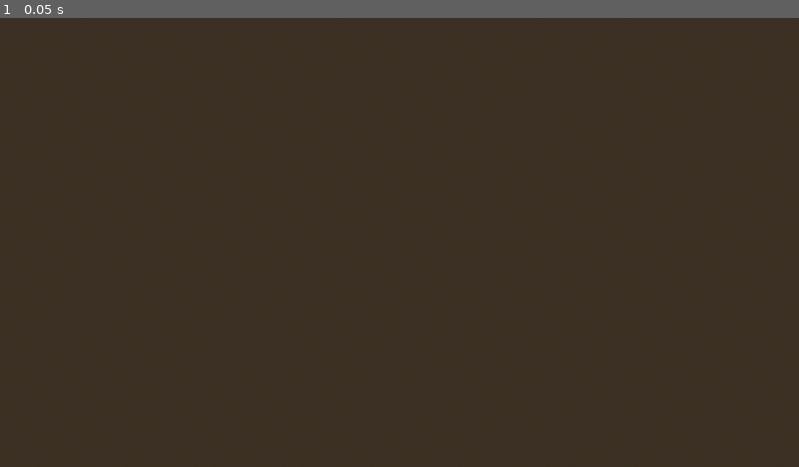
Above: before the commit, frame 1.
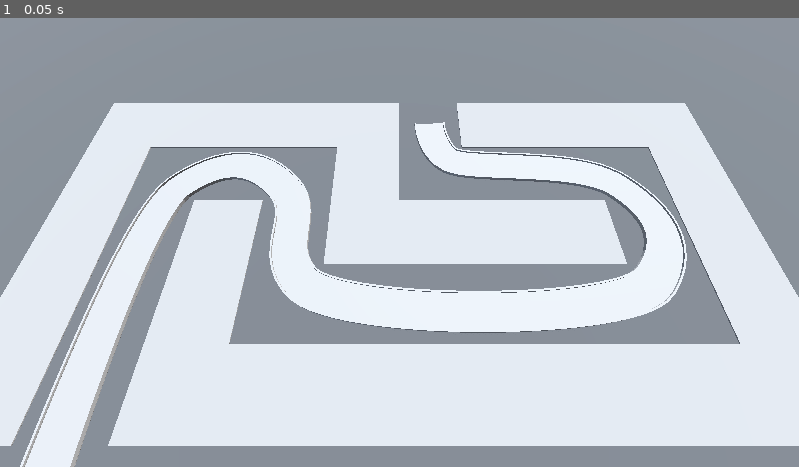
Above: after the commit, the same moment.

Repository: Durb0/GameDev_tuto_Godot_3D
Game: Godot game, scene res://BaseLevel.tscn
The game is run twice, just before and just after one commit, with the same random seed, the same clock (stepped at 60 frames per second) and the same inputs.
Inputs:
- Up to frame 1 (0.05 s): no input

The runs differ from the first frame. In frame 1, 100% of the frame differs, in the area x 0-100%, y 0-100%.

Commit message:
3.5 Building Curves With Path3D

Diff:
--- a/barbarian-blaster/BaseLevel.tscn
+++ b/barbarian-blaster/BaseLevel.tscn
@@ -15,6 +15,16 @@
 tonemap_mode = 2
 glow_enabled = true
 
+[sub_resource type="StandardMaterial3D" id="StandardMaterial3D_lvb7b"]
+albedo_color = Color(0.266667, 0.266667, 0.266667, 1)
+
+[sub_resource type="Curve3D" id="Curve3D_lvb7b"]
+_data = {
+"points": PackedVector3Array(0, 0, 0, 0, 0, 0, -14, 0, 14, -2, 0, 2, 2, 0, -2, -13, 0, -1, -2, 0, -2, 2, 0, 2, -7, 0, -1, -2, 0, -2, 2, 0, 2, -5, 0, 5, -2, 0, 2, 2, 0, -2, 13, 0, 5, 2, 0, 2, -2, 0, -2, 13, 0, -1, 1, 0, 1, -1, 0, -1, 3, 0, -3, 0, 0, 0, 0, 0, 0, 2, 0, -6),
+"tilts": PackedFloat32Array(0, 0, 0, 0, 0, 0, 0, 0)
+}
+point_count = 8
+
 [node name="Node3D" type="Node3D"]
 
 [node name="WorldEnvironment" type="WorldEnvironment" parent="."]
@@ -29,9 +39,30 @@
 
 [node name="CSGBox3D" type="CSGBox3D" parent="."]
 transform = Transform3D(1, 0, 0, 0, 1, 0, 0, 0, 1, 0, -1, 0)
-visible = false
 size = Vector3(100, 2, 100)
+material = SubResource("StandardMaterial3D_lvb7b")
 
 [node name="GridMap" type="GridMap" parent="."]
 mesh_library = ExtResource("1_lvb7b")
-cell_size = Vector3(4, 0.1, 4)
+cell_size = Vector3(4, 4, 4)
+cell_center_y = false
+data = {
+"cells": PackedInt32Array(65535, 65534, 0, 65535, 2, 0, 65531, 65535, 0, 4, 65535, 0, 1, 65534, 0, 2, 65534, 0, 3, 65534, 0, 4, 65534, 0, 4, 0, 0, 4, 1, 0, 4, 2, 0, 3, 2, 0, 2, 2, 0, 1, 2, 0, 0, 2, 0, 65534, 2, 0, 65533, 2, 0, 65531, 2, 0, 65531, 1, 0, 65531, 0, 0, 65531, 65534, 0, 65532, 65534, 0, 65533, 65534, 0, 65534, 65534, 0, 65533, 0, 0, 65535, 0, 0, 0, 0, 0, 1, 0, 0, 2, 0, 0, 65533, 1, 0, 65535, 65535, 0)
+}
+
+[node name="Path3D" type="Path3D" parent="."]
+curve = SubResource("Curve3D_lvb7b")
+
+[node name="Road" type="CSGPolygon3D" parent="Path3D"]
+polygon = PackedVector2Array(-1, 0, -1, 0.2, -0.9, 0.2, -0.9, 0.1, 0.9, 0.1, 0.9, 0.2, 1, 0.2, 1, 0)
+mode = 2
+path_node = NodePath("..")
+path_interval_type = 0
+path_interval = 0.5
+path_simplify_angle = 0.0
+path_rotation = 2
+path_rotation_accurate = false
+path_local = false
+path_continuous_u = true
+path_u_distance = 1.0
+path_joined = false
Not shown: 1 places in barbarian-blaster/BaseLevel.tscn that only renumber resources
